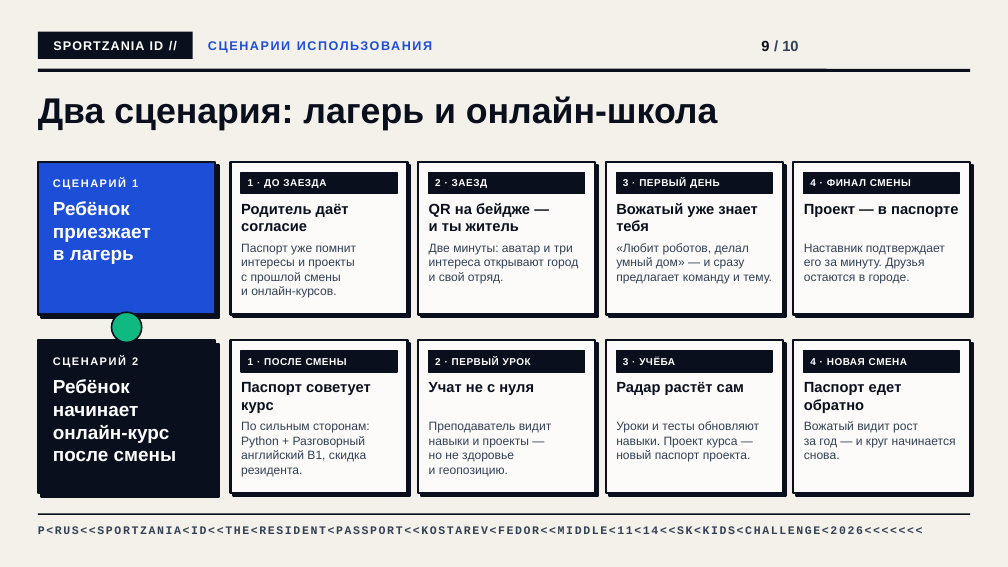
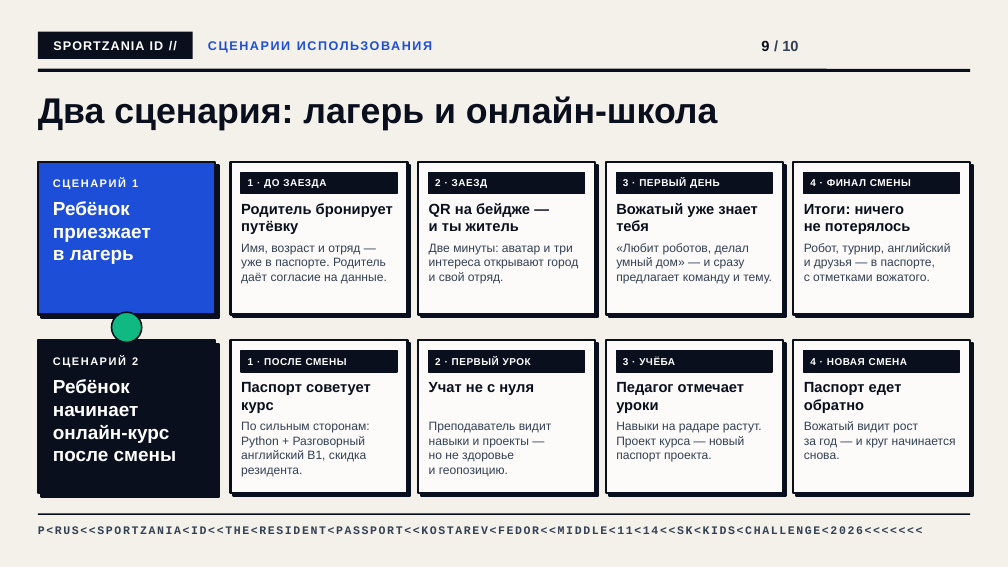
Before and after one commit to afkostareva-lab/Start, a slide deck: slide 9 of sportzania-id/SportZania_ID_Sk_Kids_Challenge_2026_v3.pptx. Drawn at 1008x567 pixels with LibreOffice and Linux fonts; fonts in the diff are those of the drawing; background and template pictures are left out. Boxes give left, top, right and bottom in pixels: in the first picture for what was removed or moved away, otherwise in the second. Text is boxed around its words. In the diff, an @@ line names an element or a change of style, - is before the commit and + after.

```diff
--- a/sportzania-id/SportZania_ID_Sk_Kids_Challenge_2026_v3.pptx
+++ b/sportzania-id/SportZania_ID_Sk_Kids_Challenge_2026_v3.pptx
@@ text at (x1=241, y1=203, x2=393, y2=234): text changed @@
-Родитель даёт согласие
+Родитель бронирует путёвку
@@ text at (x1=804, y1=204, x2=911, y2=234): text changed @@
-Проект — в паспорте
+Итоги: ничего не потерялось
@@ text at (x1=241, y1=243, x2=387, y2=284): text changed @@
-Паспорт уже помнит интересы и проекты с прошлой смены и онлайн-курсов.
+Имя, возраст и отряд — уже в паспорте. Родитель даёт согласие на данные.
@@ text at (x1=804, y1=243, x2=951, y2=281): text changed @@
-Наставник подтверждает его за минуту. Друзья остаются в городе.
+Робот, турнир, английский и друзья — в паспорте, с отметками вожатого.
@@ text at (x1=616, y1=382, x2=745, y2=413): text changed @@
-Радар растёт сам
+Педагог отмечает уроки
@@ text at (x1=616, y1=421, x2=762, y2=462): text changed @@
-Уроки и тесты обновляют навыки. Проект курса — новый паспорт проекта.
+Навыки на радаре растут. Проект курса — новый паспорт проекта.
```
Also in this commit, not shown: 3 other slides changed, 8 other files.
